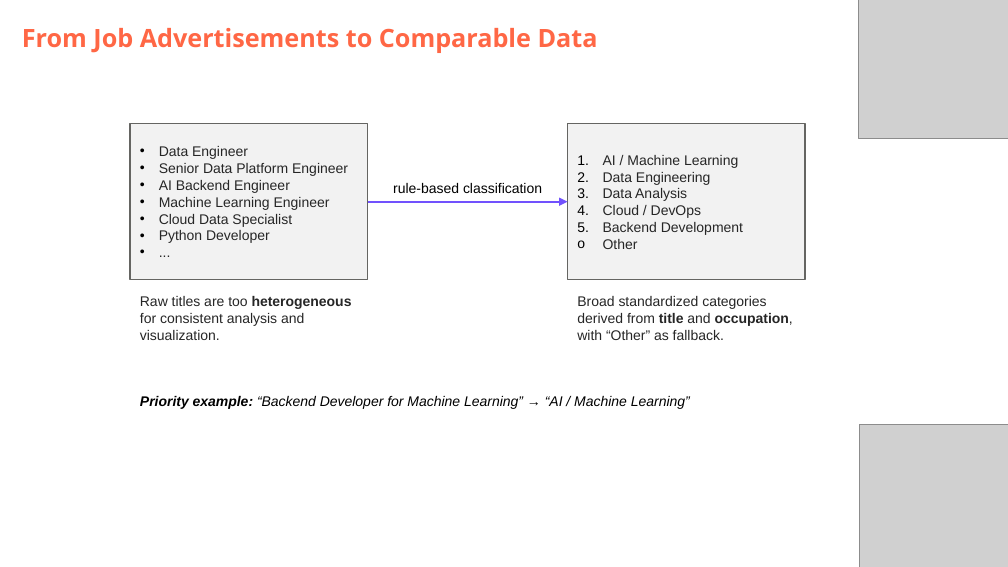
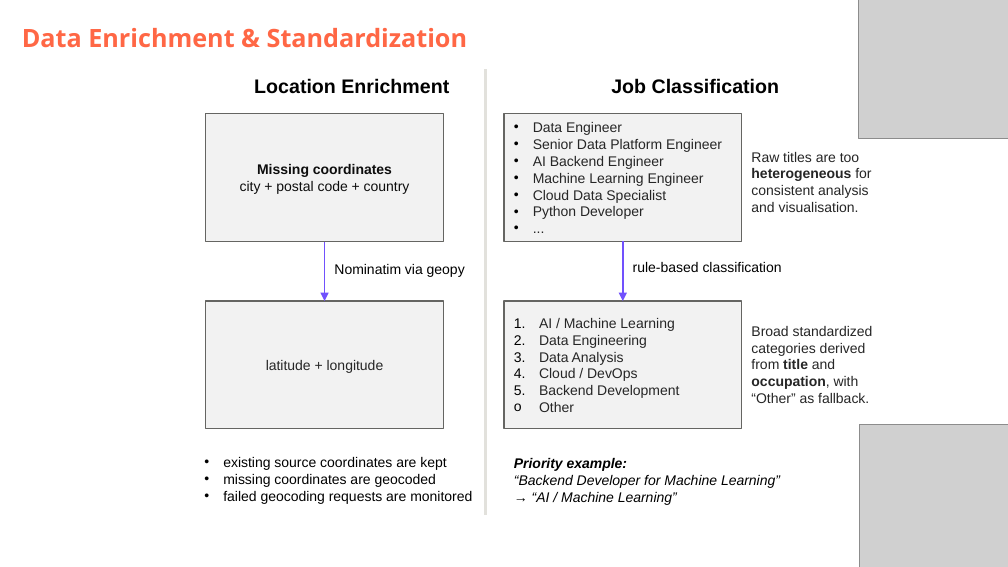
Before and after one commit to DataScientest-Studio/jun26bde-job-market, a slide deck: slide 7 of docs/defence/Defence.pptx (slide 9 before the commit). Drawn at 1008x567 pixels with LibreOffice and Linux fonts; fonts in the diff are those of the drawing; grey boxes stand for pictures; background and template pictures are left out. Boxes give left, top, right and bottom in pixels: in the first picture for what was removed or moved away, otherwise in the second. Text is boxed around its words. In the diff, an @@ line names an element or a change of style, - is before the commit and + after.

```diff
--- a/docs/defence/Defence.pptx
+++ b/docs/defence/Defence.pptx
@@ subtitle at [22,28,467,48]: text changed @@
-From Job Advertisements to Comparable Data
+Data Enrichment & Standardization
@@ text added at [254,78,449,94], 14 pt, text #000000, bold @@
+Location Enrichment
@@ line added from (486, 70) to (486, 515), #E3E2DC 2.25 pt @@
@@ text added at [611,78,780,94], 14 pt, text #000000, bold @@
+Job Classification
@@ rectangle added at [206,114,444,242], fill #F2F2F2, outline #666563 1 pt, 10 pt, text #0D0D0D @@
+Missing coordinates
+city + postal code + country
@@ rectangle "Data Engineer": place and size @@
-rectangle "Data Engineer" at [130,124,368,280]
+rectangle "Data Engineer" at [504,114,742,242]
@@ text at [751,152,871,212]: text changed @@
-Raw titles are too heterogeneous for consistent analysis and visualization.
+Raw titles are too heterogeneous for consistent analysis and visualisation.
@@ arrow added from (325, 242) to (325, 301), #7151FD 1.25 pt @@
@@ text added at [334,264,465,277], 10 pt, text #000000 @@
+Nominatim via geopy
@@ text "rule-based classification": place and size @@
-text "rule-based classification" at [393,183,542,193]
+text "rule-based classification" at [633,262,782,272]
@@ text "rule-based classification" at [633,262,782,272]: alignment centre to left @@
@@ arrow moved from (368, 202) - (568, 202) to (623, 242) - (623, 301) @@
@@ rectangle added at [206,301,444,429], fill #F2F2F2, outline #666563 1 pt, 10 pt, text #262626 @@
+latitude + longitude
@@ rectangle "AI / Machine Learning": place and size @@
-rectangle "AI / Machine Learning" at [568,124,805,280]
+rectangle "AI / Machine Learning" at [504,301,742,429]
@@ text "Broad standardized categories derived from ..." rewrapped from [577,296,793,340] to [751,326,873,403] @@
@@ text added at [223,457,472,504], 10 pt, text #000000 @@
+• existing source coordinates are kept
+• missing coordinates are geocoded
+• failed geocoding requests are monitored
@@ text at [514,458,780,505]: text changed @@
-Priority example: “Backend Developer for Machine Learning” → “AI / Machine Learning”
+Priority example:
+“Backend Developer for Machine Learning” → “AI / Machine Learning”
```
Also in this commit, not shown: 8 other slides changed, 2 slides added, 6 slides removed, 7 other files.
